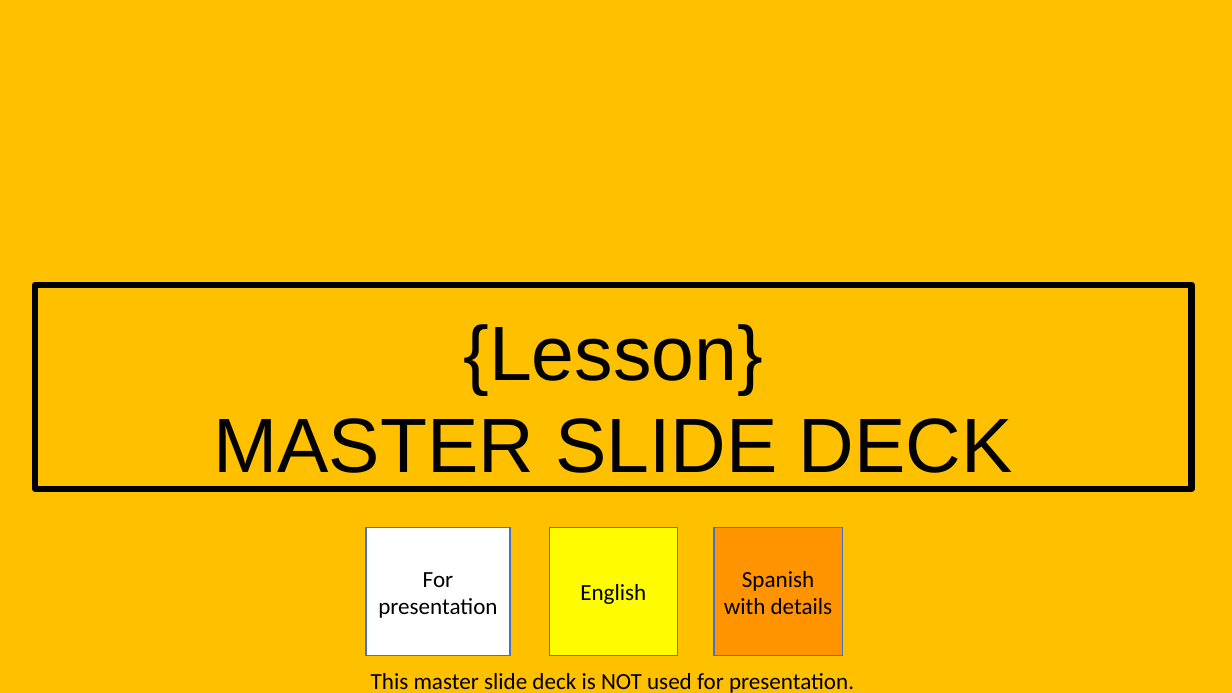
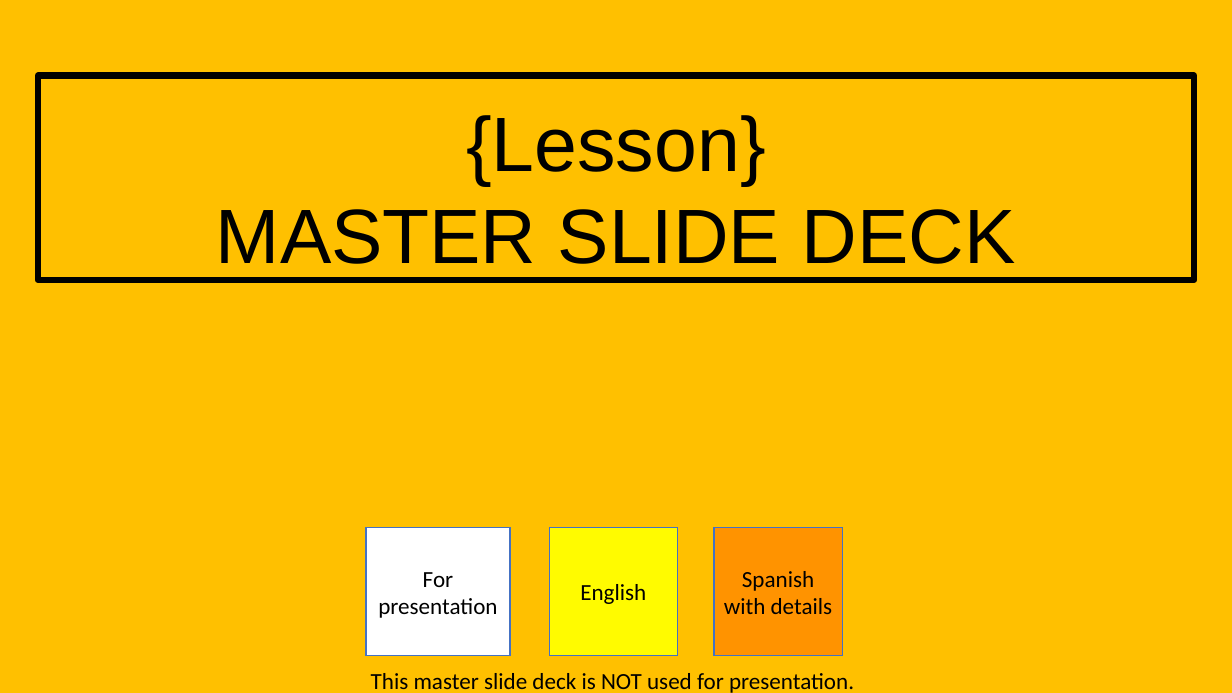
Before and after one commit to irregularchat/template-instructional-design, a slide deck: slide 1 of Development-Training_Name/4-Implement/Lesson_Plans-POI_NAME/Lesson_Plan01-NAME/Audio_Visual-Template/Lesson_Slide-LESSON_NAME.pptx. Drawn at 1232x693 pixels with LibreOffice and Linux fonts; fonts in the diff are those of the drawing. Boxes give left, top, right and bottom in pixels: in the first picture for what was removed or moved away, otherwise in the second. Text is boxed around its words. In the diff, an @@ line names an element or a change of style, - is before the commit and + after.

```diff
--- a/Development-Training_Name/4-Implement/Lesson_Plans-POI_NAME/Lesson_Plan01-NAME/Audio_Visual-Template/Lesson_Slide-LESSON_NAME.pptx
+++ b/Development-Training_Name/4-Implement/Lesson_Plans-POI_NAME/Lesson_Plan01-NAME/Audio_Visual-Template/Lesson_Slide-LESSON_NAME.pptx
@@ text "{Lesson}": place and size @@
-text "{Lesson}" at [35,285,1191,489]
+text "{Lesson}" at [38,76,1194,280]
```
Also in this commit, not shown: 1 other slide changed, 3 slides added, 1 slide removed, 3 other files.
